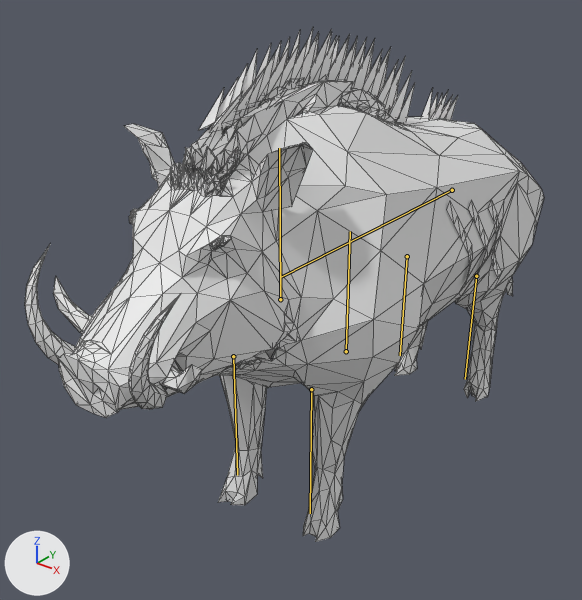
Before and after pictures for a commit that changed the glTF model art/kit/creatures/creature.boar_king/creature.boar_king.glb.
Rendered twice from a camera (50 mm lens) standing at (1.35, -1.89, 1.76) and looking at (-0.06, -0.12, 0.66). Arrows for +X, +Y and +Z are at lower left; the lights stay in place. The picture after the commit comes second. The bones that change, and the others that lie on the model, are drawn over the model as lines. Mesh edges are drawn as thin lines.

In view in the first picture: 'Body'.
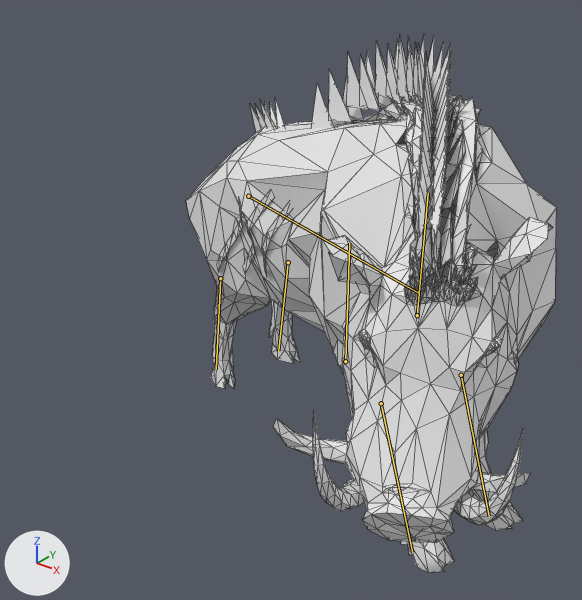
The newer file adds an action. The first version stands in its rest pose; the second is drawn at frame 10 of the action 'Skid'.

Pixel boxes (x1, y1, x2, y2) of what changed, in the pictures (582 x 600 px):
'Body', posed (28% narrower)
    before: (25, 29, 544, 542)
    after: (186, 36, 557, 573)
bone 'All', root to tip
    before: (346, 351) to (350, 231)
    after: (345, 361) to (349, 243)
bone 'BackLeg.L', root to tip
    before: (476, 276) to (465, 379)
    after: (288, 262) to (278, 351)
bone 'BackLeg.R', root to tip
    before: (407, 256) to (400, 355)
    after: (220, 278) to (216, 369)
bone 'Neck', root to tip
    before: (280, 299) to (279, 148)
    after: (417, 315) to (428, 193)
bone 'FrontLeg.L', root to tip
    before: (311, 389) to (310, 513)
    after: (461, 375) to (489, 516)
bone 'FrontLeg.R', root to tip
    before: (233, 356) to (237, 475)
    after: (381, 403) to (412, 552)

What the commit changed:
Bone 'All' (bone_all) moves from (0.0, 0.0, 0.0) to (0.0, -0.04, 0.0).
Bone 'All' (bone_all) turns from (0, 0, 0) to (0, 70, 0) degrees about its own x, y and z.
Bone 'BackLeg.L' (bone_backleg_l) turns from (0, 0, 0) to (0, 0, -10) degrees about its own x, y and z.
Bone 'BackLeg.R' (bone_backleg_r) turns from (0, 0, 0) to (0, 0, 10) degrees about its own x, y and z.
Bone 'Neck' (bone_neck) turns from (0, 0, 0) to (20, -40, 0) degrees about its own x, y and z.
Bone 'FrontLeg.L' (bone_frontleg_l) turns from (0, 0, 0) to (0, 0, 24) degrees about its own x, y and z.
Bone 'FrontLeg.R' (bone_frontleg_r) turns from (0, 0, 0) to (0, 0, -24) degrees about its own x, y and z.
